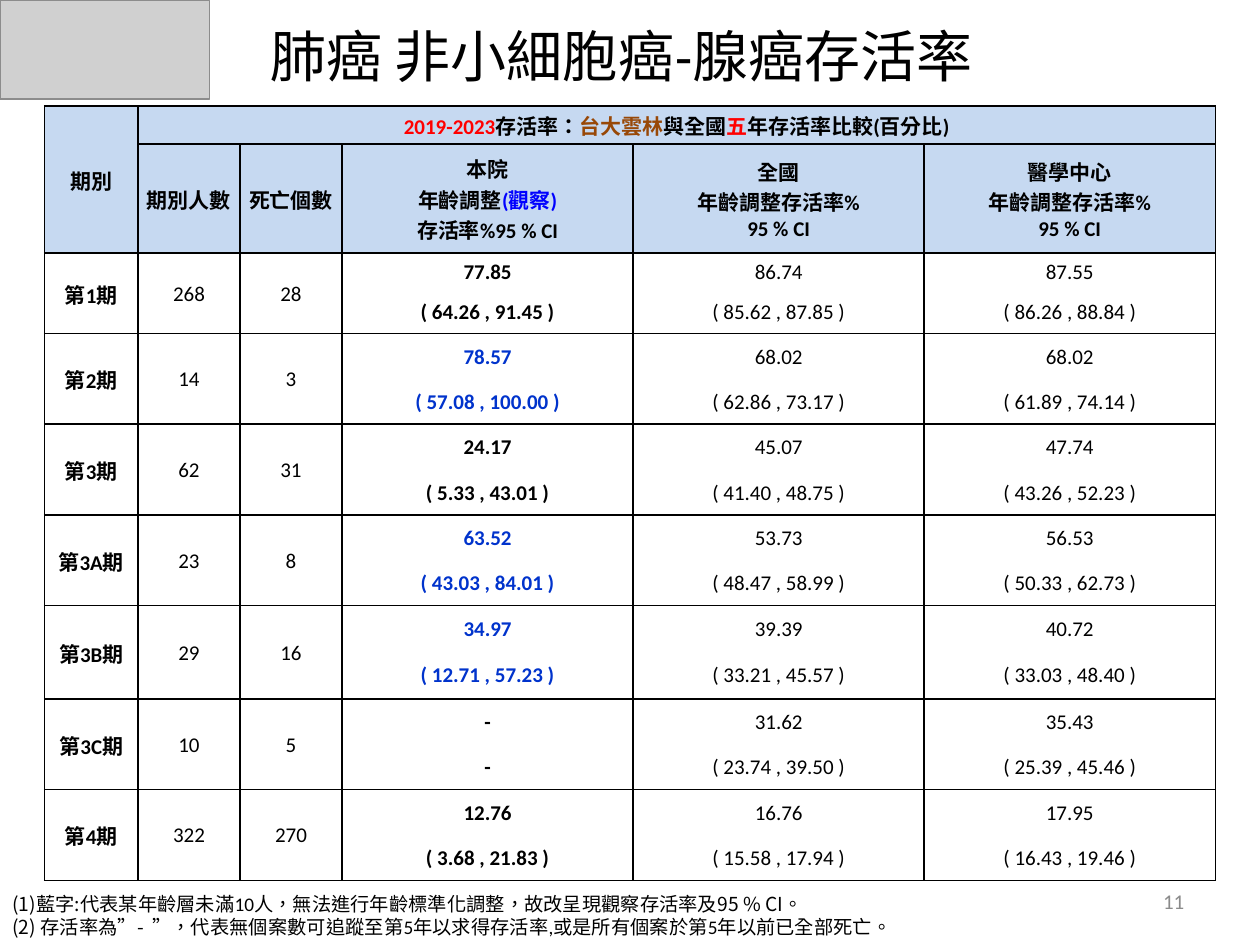
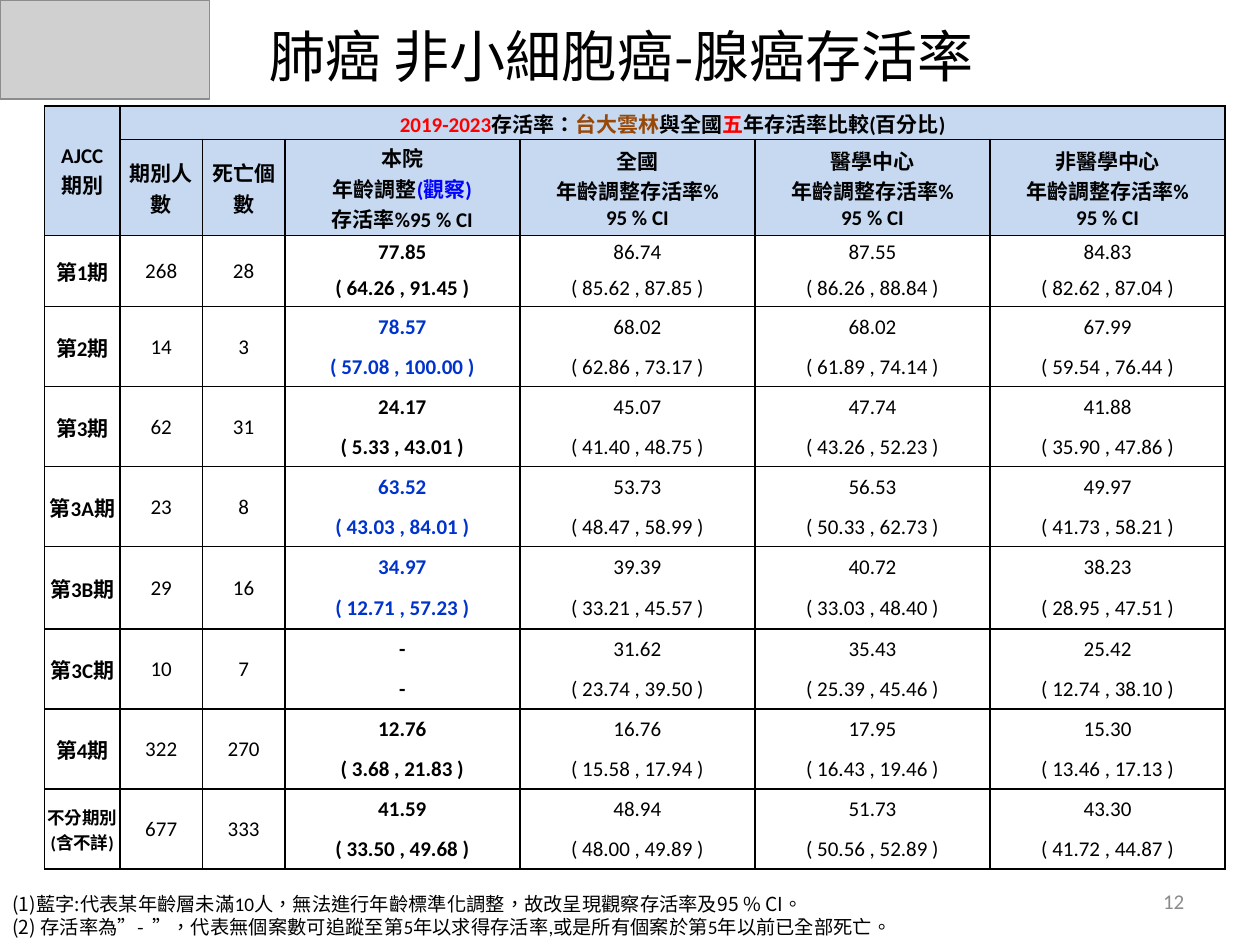
Before and after one commit to YuTzu2003/CancerRegistry_System, a slide deck: slide 12 of modules/blueprint/survival_report/assets/survival_report_template.pptx (slide 11 before the commit). Drawn at 1260x945 pixels with LibreOffice and Linux fonts; fonts in the diff are those of the drawing; grey boxes stand for pictures. Boxes give left, top, right and bottom in pixels: in the first picture for what was removed or moved away, otherwise in the second. Text is boxed around its words. In the diff, an @@ line names an element or a change of style, - is before the commit and + after.

```diff
--- a/modules/blueprint/survival_report/assets/survival_report_template.pptx
+++ b/modules/blueprint/survival_report/assets/survival_report_template.pptx
@@ title "肺癌 非小細胞癌-腺癌存活率" at bbox=[269, 29, 974, 82]: font Calibri to Noto Sans CJK SC @@
@@ table at bbox=[44, 106, 1226, 869] @@
-期別 | 2019-2023存活率：台大雲林與全國五年存活率比較(百分比) |  |  |  | 
- | 期別人數 | 死亡個數 | 本院 / 年齡調整(觀察) / 存活率%95 % CI | 全國 / 年齡調整存活率% 95 % CI | 醫學中心 / 年齡調整存活率% 95 % CI
-第1期 | 268 | 28 | 77.85 | 86.74 | 87.55
- |  |  | ( 64.26 , 91.45 ) | ( 85.62 , 87.85 ) | ( 86.26 , 88.84 )
-第2期 | 14 | 3 | 78.57 | 68.02 | 68.02
- |  |  | ( 57.08 , 100.00 ) | ( 62.86 , 73.17 ) | ( 61.89 , 74.14 )
-第3期 | 62 | 31 | 24.17 | 45.07 | 47.74
- |  |  | ( 5.33 , 43.01 ) | ( 41.40 , 48.75 ) | ( 43.26 , 52.23 )
-第3A期 | 23 | 8 | 63.52 | 53.73 | 56.53
- |  |  | ( 43.03 , 84.01 ) | ( 48.47 , 58.99 ) | ( 50.33 , 62.73 )
-第3B期 | 29 | 16 | 34.97 | 39.39 | 40.72
- |  |  | ( 12.71 , 57.23 ) | ( 33.21 , 45.57 ) | ( 33.03 , 48.40 )
-第3C期 | 10 | 5 | - | 31.62 | 35.43
- |  |  | - | ( 23.74 , 39.50 ) | ( 25.39 , 45.46 )
-第4期 | 322 | 270 | 12.76 | 16.76 | 17.95
- |  |  | ( 3.68 , 21.83 ) | ( 15.58 , 17.94 ) | ( 16.43 , 19.46 )
+AJCC / 期別 | 2019-2023存活率：台大雲林與全國五年存活率比較(百分比) |  |  |  |  | 
+ | 期別人數 | 死亡個數 | 本院 / 年齡調整(觀察) / 存活率%95 % CI | 全國 / 年齡調整存活率% 95 % CI | 醫學中心 / 年齡調整存活率% 95 % CI | 非醫學中心 / 年齡調整存活率% 95 % CI
+第1期 | 268 | 28 | 77.85 | 86.74 | 87.55 | 84.83
+ |  |  | ( 64.26 , 91.45 ) | ( 85.62 , 87.85 ) | ( 86.26 , 88.84 ) | ( 82.62 , 87.04 )
+第2期 | 14 | 3 | 78.57 | 68.02 | 68.02 | 67.99
+ |  |  | ( 57.08 , 100.00 ) | ( 62.86 , 73.17 ) | ( 61.89 , 74.14 ) | ( 59.54 , 76.44 )
+第3期 | 62 | 31 | 24.17 | 45.07 | 47.74 | 41.88
+ |  |  | ( 5.33 , 43.01 ) | ( 41.40 , 48.75 ) | ( 43.26 , 52.23 ) | ( 35.90 , 47.86 )
+第3A期 | 23 | 8 | 63.52 | 53.73 | 56.53 | 49.97
+ |  |  | ( 43.03 , 84.01 ) | ( 48.47 , 58.99 ) | ( 50.33 , 62.73 ) | ( 41.73 , 58.21 )
+第3B期 | 29 | 16 | 34.97 | 39.39 | 40.72 | 38.23
+ |  |  | ( 12.71 , 57.23 ) | ( 33.21 , 45.57 ) | ( 33.03 , 48.40 ) | ( 28.95 , 47.51 )
+第3C期 | 10 | 7 | - | 31.62 | 35.43 | 25.42
+ |  |  | - | ( 23.74 , 39.50 ) | ( 25.39 , 45.46 ) | ( 12.74 , 38.10 )
+第4期 | 322 | 270 | 12.76 | 16.76 | 17.95 | 15.30
+ |  |  | ( 3.68 , 21.83 ) | ( 15.58 , 17.94 ) | ( 16.43 , 19.46 ) | ( 13.46 , 17.13 )
+不分期別 / (含不詳) | 677 | 333 | 41.59 | 48.94 | 51.73 | 43.30
+ |  |  | ( 33.50 , 49.68 ) | ( 48.00 , 49.89 ) | ( 50.56 , 52.89 ) | ( 41.72 , 44.87 )
@@ table: place and size @@
-table at bbox=[44, 106, 1215, 881]
+table at bbox=[44, 106, 1226, 869]
@@ page number at bbox=[1163, 895, 1184, 909]: text changed @@
-11
+12
```
Also in this commit, not shown: 22 other slides changed, 1 slide added, 11 other files.
